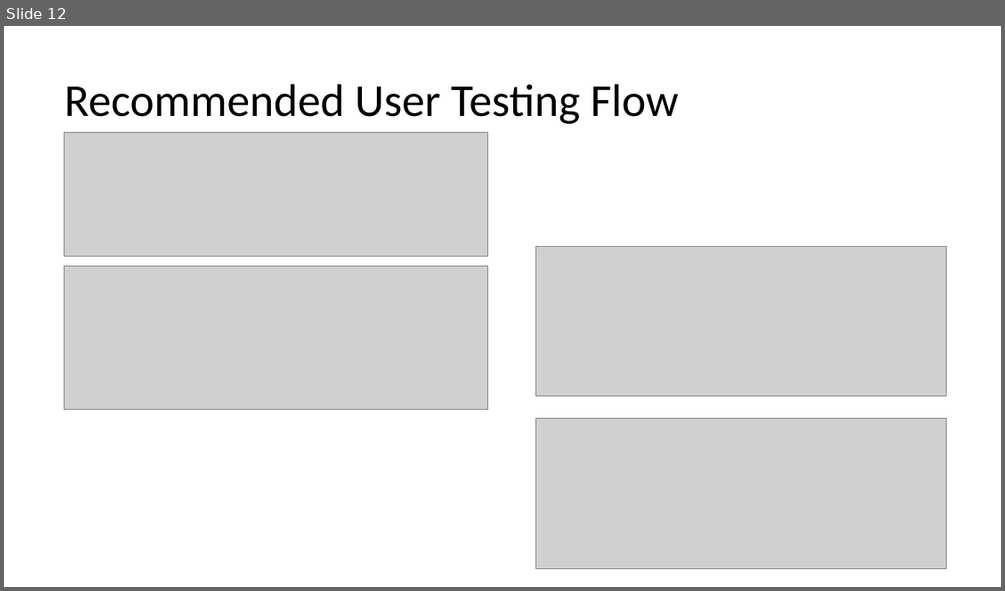
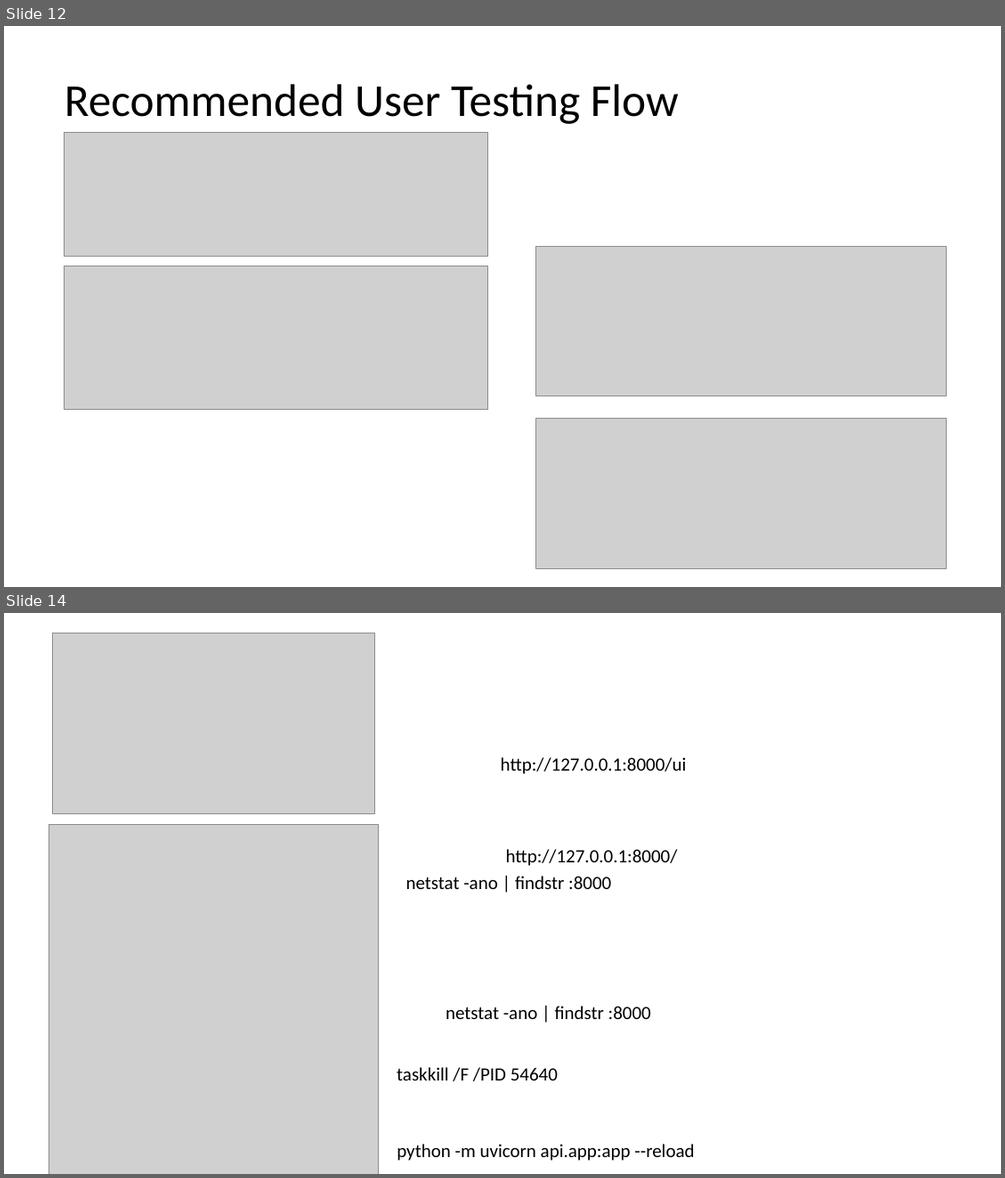
Before and after one commit to ammarofficial11/create-pr-cd-ran, a slide deck: RAN PR Automation.pptx. Shown one above the other, each under a label of ours: slide 12 before the commit, slides 12 and 14 after it; the slides between them are not shown. The pictures are 1005x591 and 1005x1178 pixels, drawn with LibreOffice and Linux fonts; fonts in the diff are those of the drawing; grey boxes stand for pictures. Boxes give left, top, right and bottom in pixels: in the first picture for what was removed or moved away, otherwise in the second. Text is boxed around its words. In the diff, an @@ line names an element or a change of style, - is before the commit and + after.

```diff
--- a/RAN PR Automation.pptx
+++ b/RAN PR Automation.pptx
@@ slide 14 added at [4, 613, 1001, 1174], background #FFFFFF @@
@@ picture added at [53, 633, 375, 814] @@
@@ text added at [501, 757, 687, 774], 18 pt, text #000000 @@
+http://127.0.0.1:8000/ui
@@ picture added at [48, 825, 379, 1174] @@
@@ text added at [506, 849, 678, 866], 18 pt, text #000000 @@
+http://127.0.0.1:8000/
@@ text added at [406, 876, 611, 889], 18 pt, text #000000 @@
+netstat -ano | findstr :8000
@@ text added at [445, 1005, 651, 1019], 18 pt, text #000000 @@
+netstat -ano | findstr :8000
@@ text added at [396, 1067, 558, 1081], 18 pt, text #000000 @@
+taskkill /F /PID 54640
@@ text added at [396, 1143, 694, 1160], 18 pt, text #000000 @@
+python -m uvicorn api.app:app --reload
```
Also in this commit, not shown: 4 other slides added, 44 other files.
